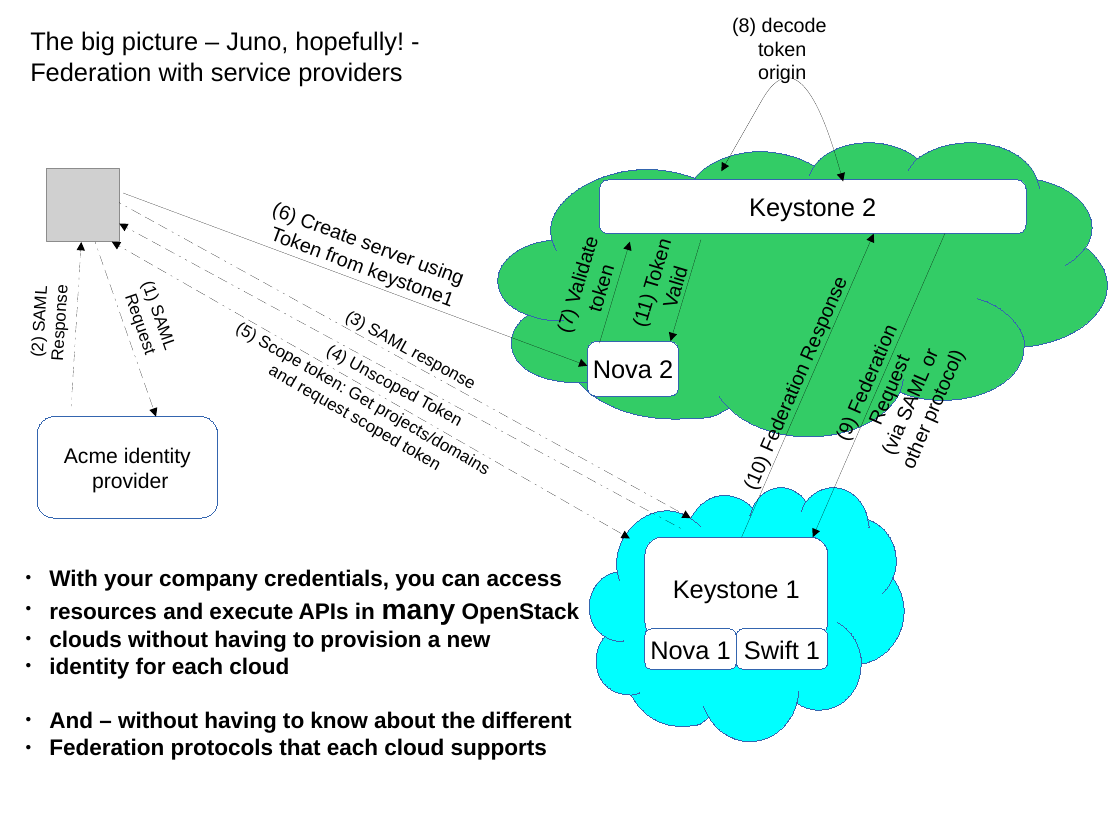
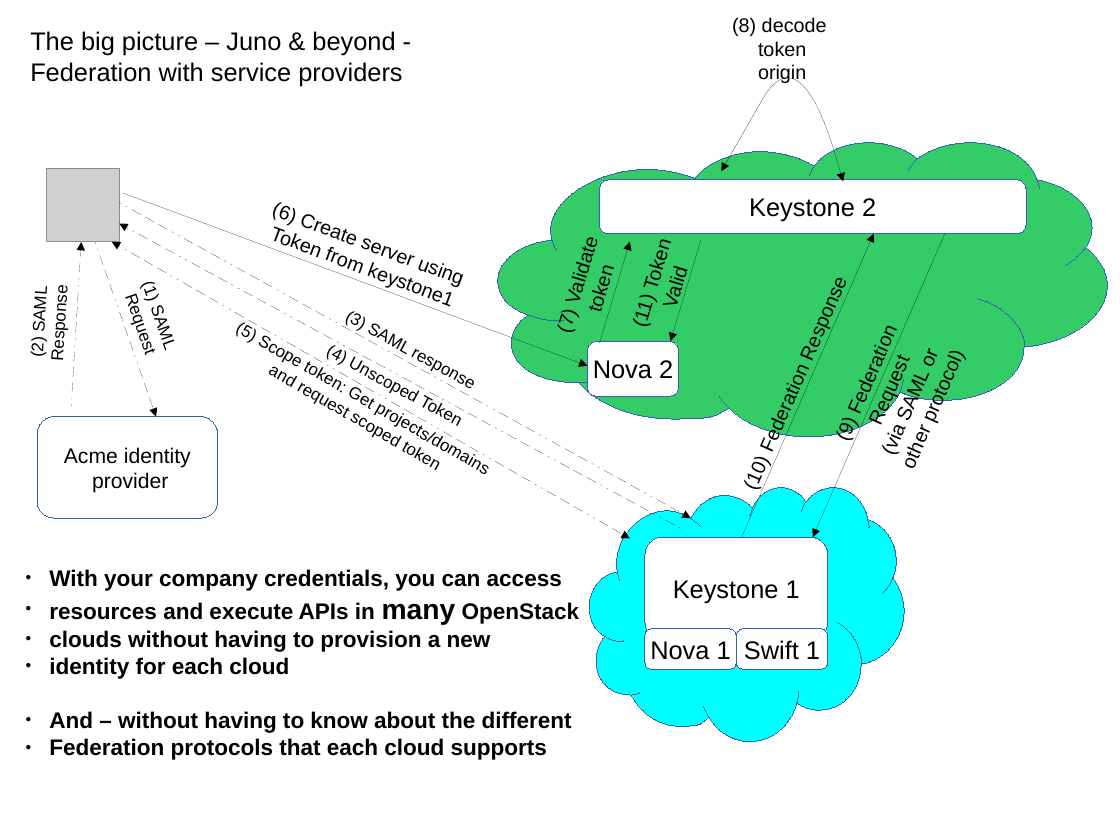
Before and after one commit to joesavak/OpenStackFederation, a slide deck: slide 9 of os-federation.odp (slide 8 before the commit). Drawn at 1120x840 pixels with LibreOffice and Linux fonts; fonts in the diff are those of the drawing; grey boxes stand for pictures. Boxes give left, top, right and bottom in pixels: in the first picture for what was removed or moved away, otherwise in the second. Text is boxed around its words. In the diff, an @@ line names an element or a change of style, - is before the commit and + after.

```diff
--- a/os-federation.odp
+++ b/os-federation.odp
@@ text at (x1=30, y1=31, x2=395, y2=56): text changed @@
-The big picture – Juno, hopefully! -
+The big picture – Juno & beyond -
```
Also in this commit, not shown: 2 other slides changed, 2 slides added, 1 slide removed.
